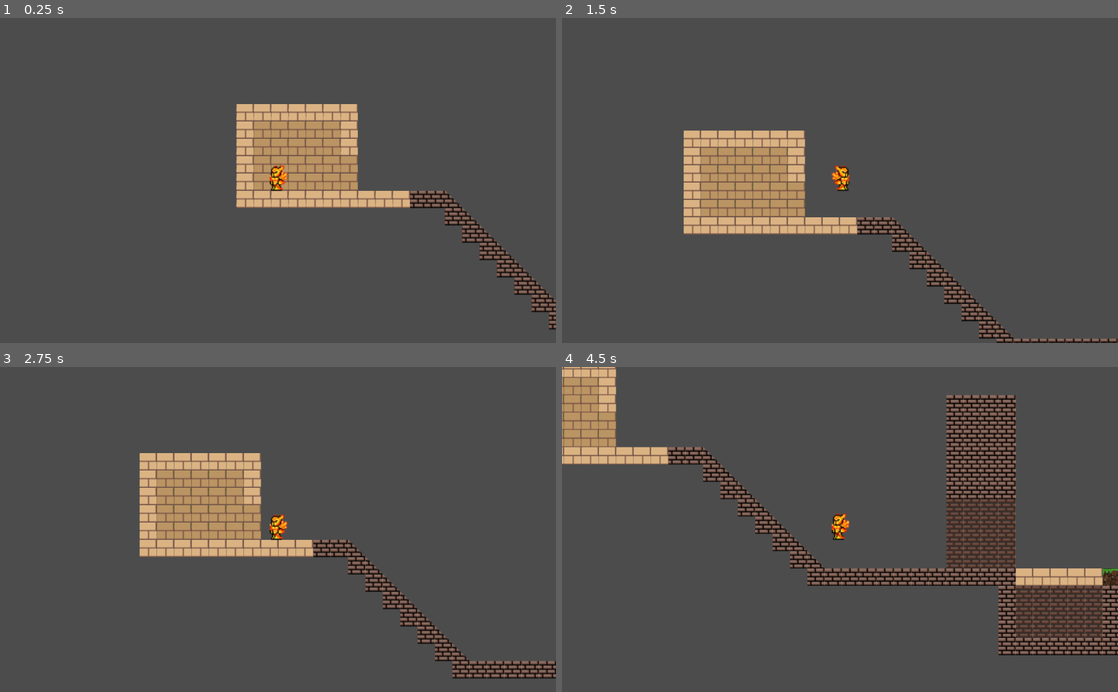
Above: before the commit, frames 1-4 (two rows, left to right).
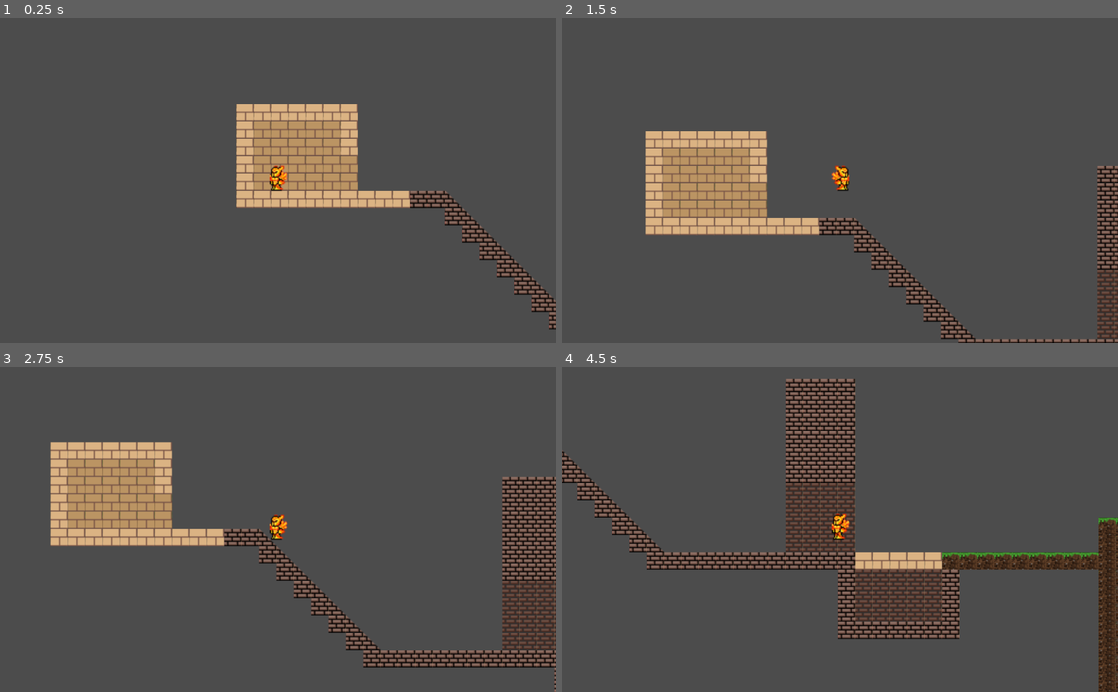
Above: after the commit, the same moments.

Repository: Zaladim/Impact-Jam
Game: Godot game, scene res://map/Main.tscn
Two runs of this game, one before a commit and one after it. Both use one fixed random seed, a clock stepped at 60 frames per second and the inputs below. Before the commit the project starts from res://Main.tscn.
Inputs:
- Up to frame 1 (0.25 s): no input
- Up to frame 2 (1.5 s): tap Enter at 0.5 s; hold Right (ui_right) from 0.53 s (still down); tap Up (ui_up) at 0.6, 0.77, 1.07, 1.35 s
- Up to frame 3 (2.75 s): tap Up (ui_up) at 1.52, 1.82, 2.1 s; release Right (ui_right) at 2.03 s; hold Left (ui_left) from 2.03 s (still down)
- Up to frame 4 (4.5 s): release Left (ui_left) at 2.78 s; hold Right (ui_right) 2.78-4.28 s; tap Up (ui_up) at 2.85, 3.02, 3.32, 3.6, 3.77, 4.07, 4.35 s; hold Left (ui_left) from 4.28 s (still down)

The runs differ from the first frame. In frame 2, 12% of the frame differs, in the area x 15-100%, y 34-100%; in frame 3, 21%; in frame 4, 31%, in the area x 0-100%, y 0-100%.

Commit message:
hero can fly

Diff:
--- a/Project/Player.gd
+++ b/Project/Characters/Player/Player.gd
@@ -5,9 +5,12 @@
 # var a = 2
 # var b = "text"
 
-export var speed = 150
-export var jump_speed = 275
+export var speed = 125
+export var jump_speed = 300
 export var gravity = 1000
+
+var fly = false
+
 var screen_size
 
 var distance = Vector2()
@@ -21,9 +24,17 @@
 
 # Called every frame. 'delta' is the elapsed time since the previous frame.
 func _process(delta):
-    $AnimatedSprite.play()
-    position.x = clamp(position.x, 0, screen_size.x)
-    position.y = clamp(position.y, 0, screen_size.y)
+	$AnimatedSprite.play()
+	if fly:
+		speed = 300
+		jump_speed = 500
+
+		if Input.is_action_just_pressed("ui_up"):
+			velocity.y = -jump_speed
+	else:
+		speed = 200
+		jump_speed = 300
+		gravity = 1300
 
 func _physics_process(delta):
 	_move(delta)
--- a/Project/Player.tscn
+++ b/Project/Characters/Player/Player.tscn
@@ -1,6 +1,6 @@
 [gd_scene load_steps=8 format=2]
 
-[ext_resource path="res://Player.gd" type="Script" id=1]
+[ext_resource path="res://Characters/Player/Player.gd" type="Script" id=1]
 [ext_resource path="res://Art/PlayerL1.png" type="Texture" id=2]
 [ext_resource path="res://Art/PlayerL2.png" type="Texture" id=3]
 [ext_resource path="res://Art/PlayerR1.png" type="Texture" id=4]
@@ -40,3 +40,5 @@
 position = Vector2( -0.631117, -1.42001 )
 current = true
 zoom = Vector2( 0.5, 0.5 )
+
+[node name="Node2D" type="Node2D" parent="."]
--- /dev/null
+++ b/Project/Code.gd
@@ -0,0 +1,13 @@
+extends Node
+
+# Declare member variables here. Examples:
+# var a = 2
+# var b = "text"
+
+# Called when the node enters the scene tree for the first time.
+func _ready():
+	pass # Replace with function body.
+
+# Called every frame. 'delta' is the elapsed time since the previous frame.
+#func _process(delta):
+#	pass
--- a/Project/Main.tscn
+++ b/Project/map/Main.tscn
@@ -1,7 +1,7 @@
 [gd_scene load_steps=3 format=2]
 
-[ext_resource path="res://TileWall.tres" type="TileSet" id=1]
-[ext_resource path="res://Player.tscn" type="PackedScene" id=2]
+[ext_resource path="res://map/TileWall.tres" type="TileSet" id=1]
+[ext_resource path="res://Characters/Player/Player.tscn" type="PackedScene" id=2]
 
 [node name="Main" type="Node2D"]
 
--- a/Project/project.godot
+++ b/Project/project.godot
@@ -16,7 +16,7 @@
 [application]
 
 config/name="Nouveau projet de jeu"
-run/main_scene="res://Main.tscn"
+run/main_scene="res://map/Main.tscn"
 config/icon="res://icon.png"
 
 [rendering]
Renamed: Project/Tile.tres -> Project/map/Tile.tres
Renamed: Project/TileWall.tres -> Project/map/TileWall.tres
Renamed: Project/Tileset.tscn -> Project/map/Tileset.tscn
